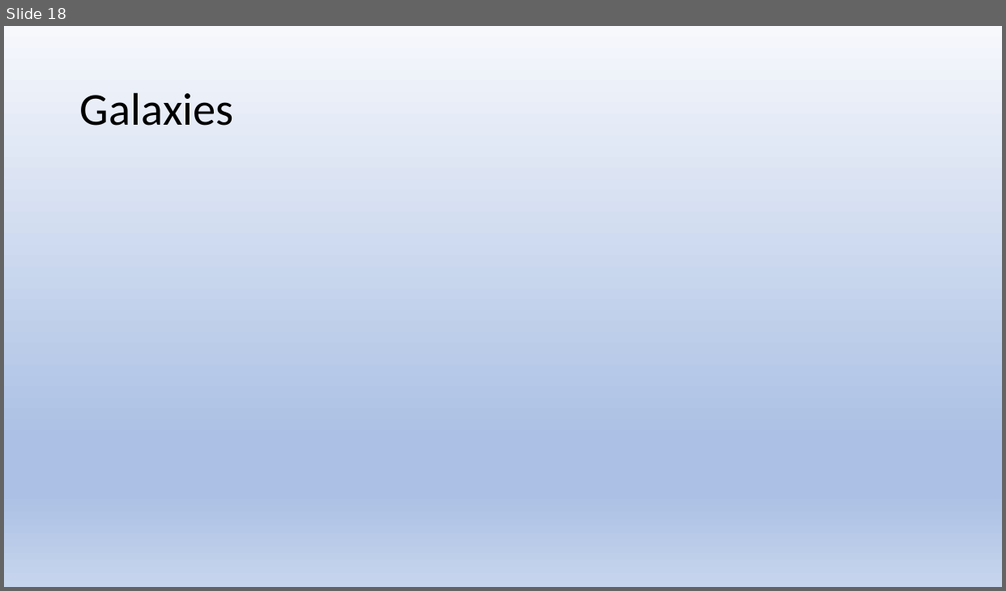
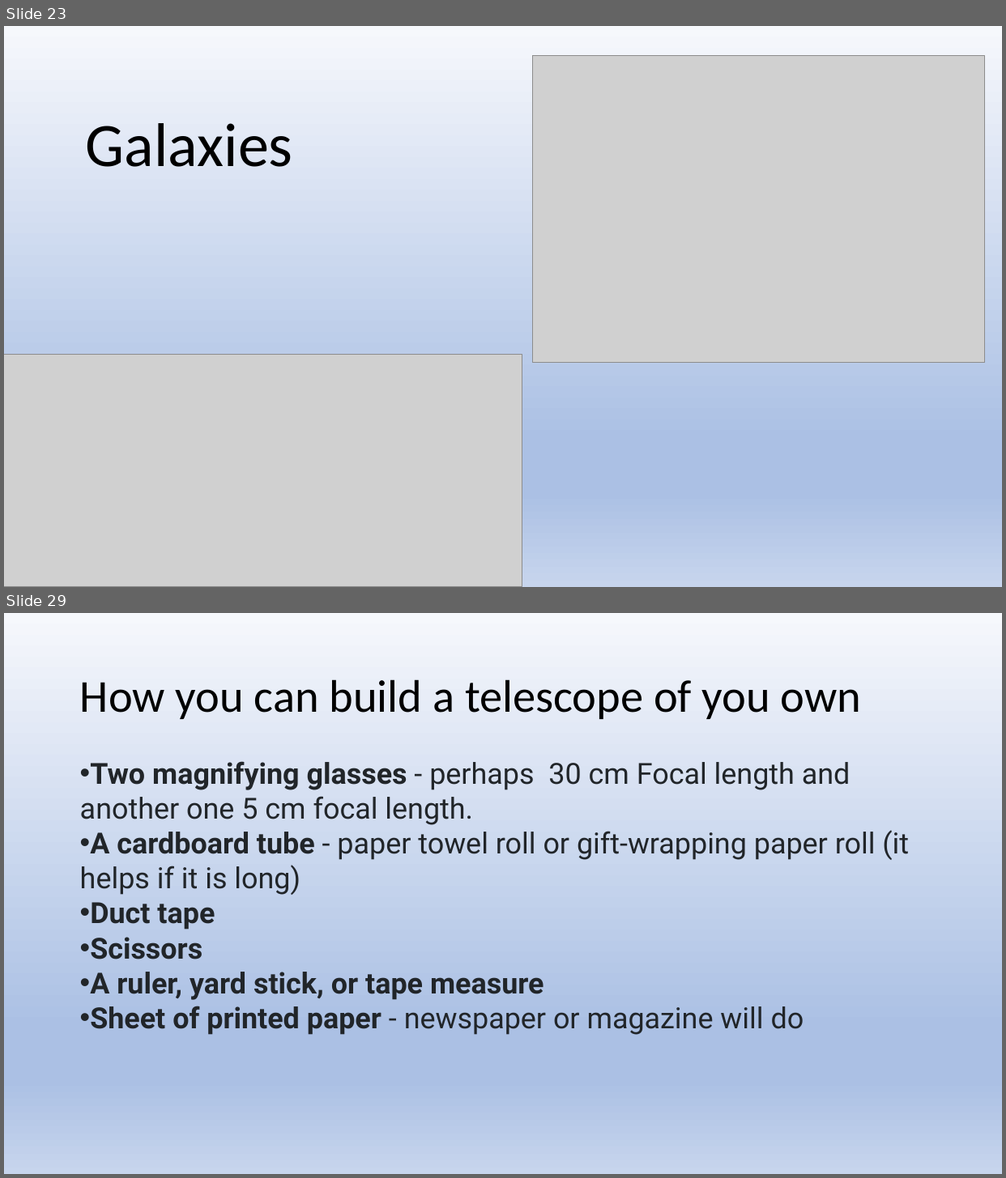
Before and after one commit to girishsukukumar/General, a slide deck: astronomy-kids.pptx. Shown one above the other, each under a label of ours: slide 18 before the commit, slides 23 and 29 after it; the slides between them are not shown. The pictures are 1006x591 and 1006x1178 pixels, drawn with LibreOffice and Linux fonts; fonts in the diff are those of the drawing; grey boxes stand for pictures. Boxes give left, top, right and bottom in pixels: in the first picture for what was removed or moved away, otherwise in the second. Text is boxed around its words. In the diff, an @@ line names an element or a change of style, - is before the commit and + after.

```diff
--- a/astronomy-kids.pptx
+++ b/astronomy-kids.pptx
@@ slide 29 added at <box>4,613,1002,1174</box>, background gradient #F6F8FC to #ABC0E4 to #C7D5ED @@
@@ title added at <box>80,679,862,719</box>, 44 pt, text #000000 @@
+How you can build a telescope of you own
@@ text added at <box>80,761,909,1035</box>, 28 pt, text #212529 @@
+• Two magnifying glasses - perhaps 30 cm Focal length and another one 5 cm focal length.
+• A cardboard tube - paper towel roll or gift-wrapping paper roll (it helps if it is long)
+• Duct tape
+• Scissors
+• A ruler, yard stick, or tape measure
+• Sheet of printed paper - newspaper or magazine will do
@@ what was slide 18 is now slide 23 @@
@@ slide 23 changed as well @@
@@ picture added at <box>533,56,984,363</box> @@
@@ title "Galaxies": place and size @@
-title "Galaxies" at <box>80,92,234,126</box>
+title "Galaxies" at <box>86,123,293,167</box>
@@ title "Galaxies" at <box>86,123,293,167</box>: size 44 to 59.4 pt @@
@@ picture added at <box>4,355,522,587</box> @@
```
Also in this commit, not shown: 9 other slides changed, 14 other slides added, 3 slides removed.
